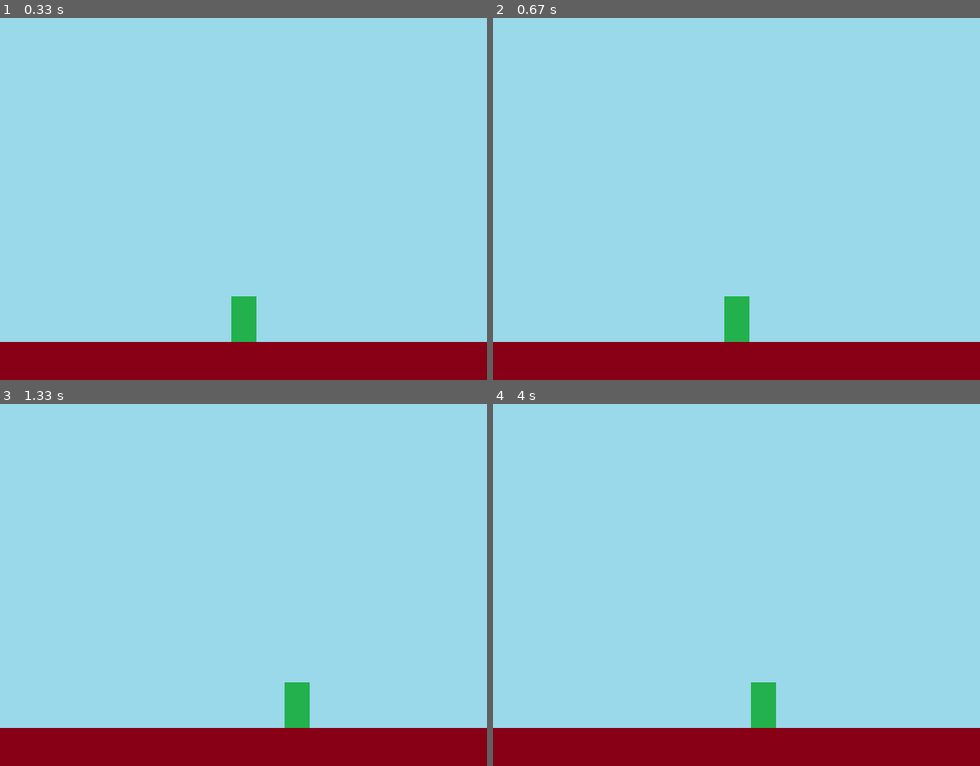
Above: before the commit, frames 1-4 (two rows, left to right).
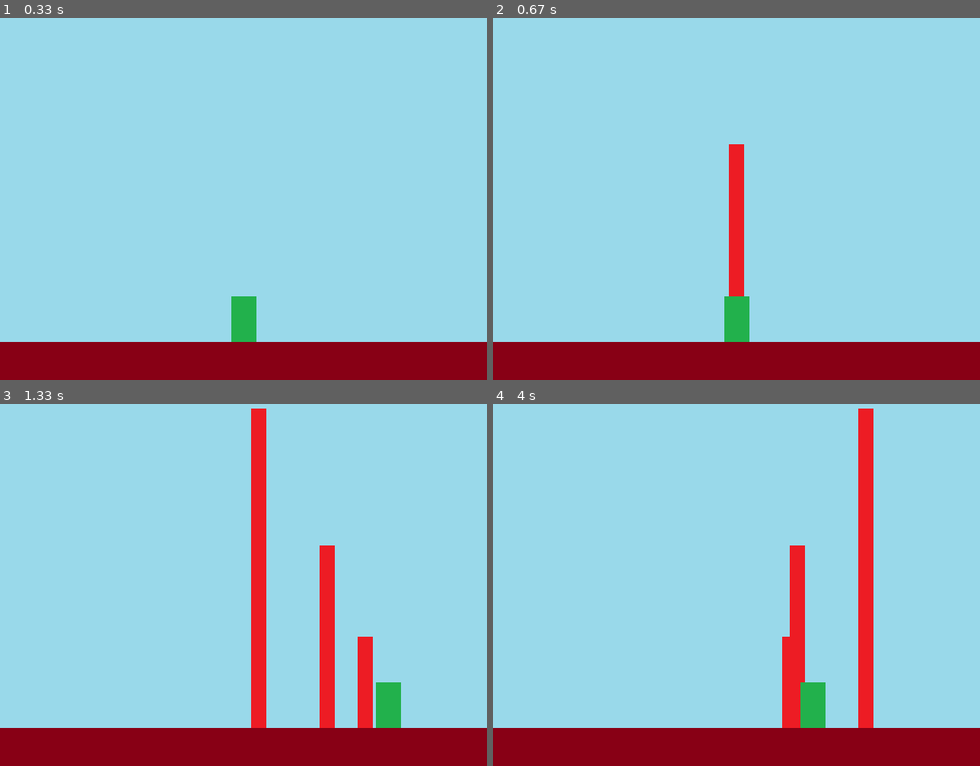
Above: after the commit, the same moments.

Repository: pitca8413/pygame
Game: pygame game, started from py_pang/05 final.py
The game is run twice, just before and just after one commit, with the same random seed, the same clock (stepped at 60 frames per second) and the same inputs.
Inputs:
- Up to frame 1 (0.33 s): no input
- Up to frame 2 (0.67 s): tap Space at 0.33 s
- Up to frame 3 (1.33 s): hold Right 0.67-1.13 s; tap Space at 0.73, 1.03, 1.23 s; hold Right from 1.17 s (still down)
- Up to frame 4 (4 s): tap Space at 1.53, 1.73, 2.03, 2.3, 2.6, 2.73, 3.03, 3.4, 3.7, 3.9 s; release Right at 1.63 s; hold Left 1.67-2.2 s; hold Left 2.23-2.63 s; hold Right 2.67-3.3 s; hold Left 3.33-3.8 s; hold Right from 3.83 s (still down)

Frame 1 is identical in both runs. In frame 2, 1.3% of the frame differs, in the area x 48-52%, y 34-77%; in frame 3, 6.4%, in the area x 51-83%, y 1-90%; in frame 4, 5.9%.

Commit message:
4. 무기 발사

Diff:
--- a/py_pang/05 final.py
+++ b/py_pang/05 final.py
@@ -41,6 +41,13 @@
 character_pos_y = screen_height - stage_height - character_height
 character_speed = 0
 
+weapon_img = pygame.image.load(os.path.join(img_path, 'weapon.png'))
+weapon_width = weapon_img.get_rect().size[0]
+weapon_pos_x = character_pos_x + character_width // 2 - weapon_width // 2
+weapon_pos_y = character_pos_y
+weapon_speed = 10
+weapons = [] # 무기 리스트 초기화
+
 # 게임 루프
 running = True
 while running:
@@ -53,16 +60,28 @@
                 character_speed -= 5
             elif event.key == pygame.K_RIGHT:
                 character_speed += 5
+            elif event.key == pygame.K_SPACE:
+                weapon_pos_x = character_pos_x + character_width // 2 - weapon_width // 2
+                weapon_pos_y = character_pos_y
+                weapons.append([weapon_pos_x, weapon_pos_y])
+                print(weapons)
         if event.type == pygame.KEYUP:
-            character_speed = 0
+            if event.key == pygame.K_LEFT or event.key == pygame.K_RIGHT:
+                character_speed = 0
     character_pos_x += character_speed
 
     if character_pos_x < 0: character_pos_x = 0
     if character_pos_x > screen_width - character_width:
         character_pos_x = screen_width - character_width
 
+    # 무기 이동
+    weapons = [[w[0], w[1] - weapon_speed] for w in weapons]
+    weapons = [[w[0], w[1]] for w in weapons if w[1] > 0]
+
     # 화면 출력
     screen.blit(background_img, (0, 0))
+    for one in weapons:
+        screen.blit(weapon_img, (one[0], one[1]))
     screen.blit(stage_img, (0, screen_height - stage_height))
     screen.blit(character_img, (character_pos_x, character_pos_y))
 
